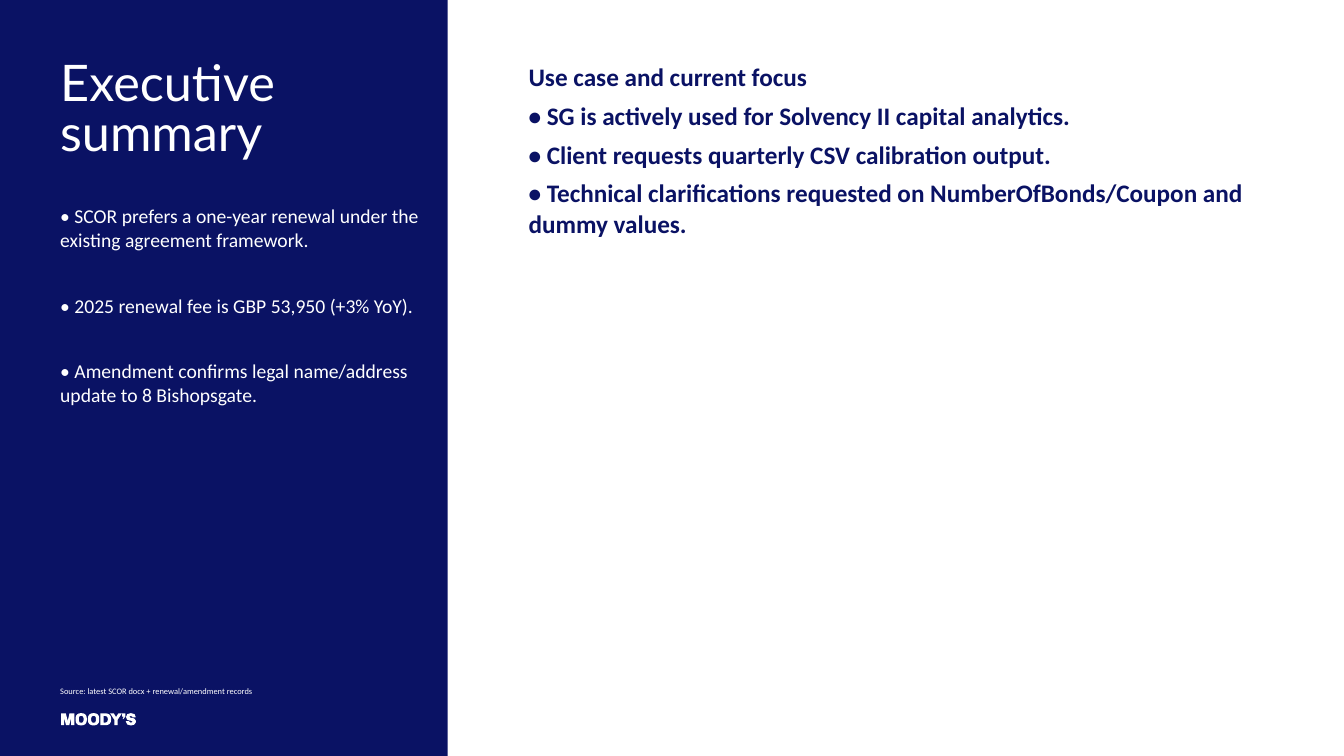
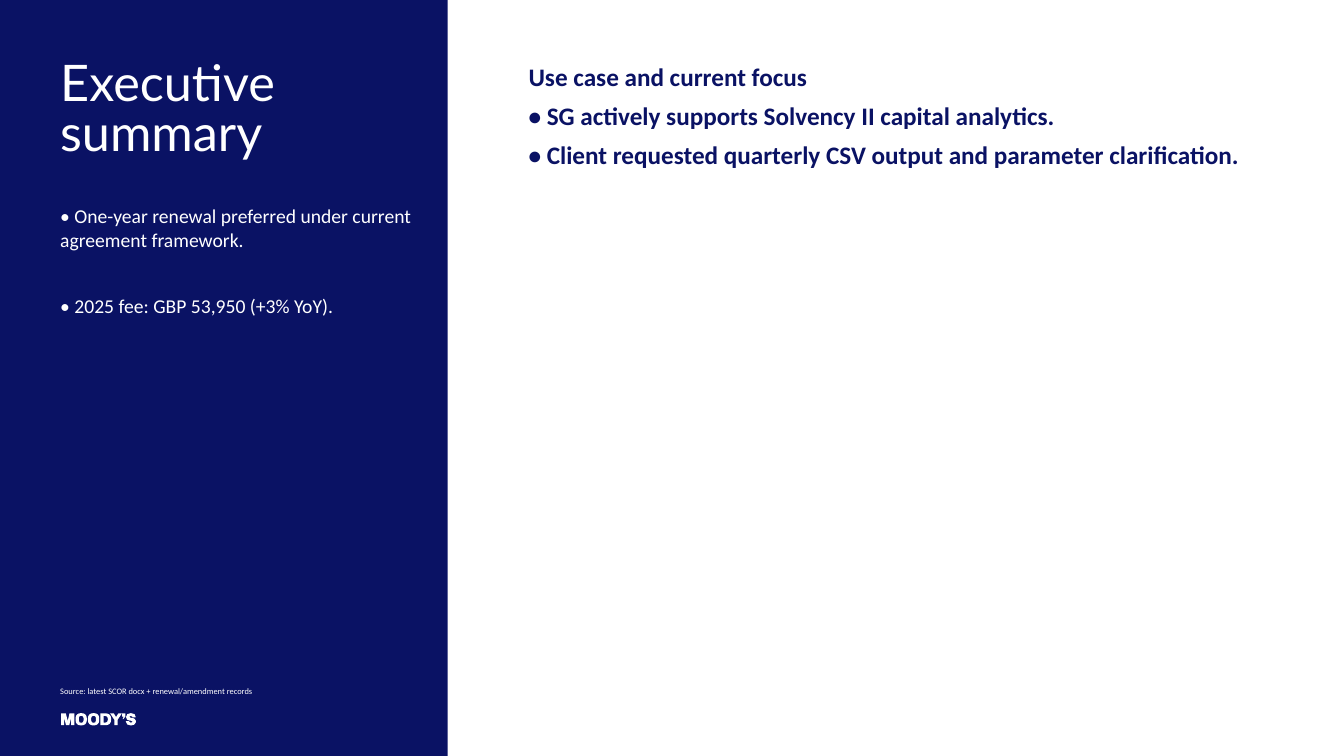
Before and after one commit to najibdarif28-tech/SCOR, a slide deck: slide 2 of SCOR_Managing_Agency_Contractual_UseCase_RecentTopics_MoodysTemplate.pptx. Drawn at 1344x756 pixels with LibreOffice and Linux fonts; fonts in the diff are those of the drawing; background and template pictures are left out. Boxes give left, top, right and bottom in pixels: in the first picture for what was removed or moved away, otherwise in the second. Text is boxed around its words. In the diff, an @@ line names an element or a change of style, - is before the commit and + after.

```diff
--- a/SCOR_Managing_Agency_Contractual_UseCase_RecentTopics_MoodysTemplate.pptx
+++ b/SCOR_Managing_Agency_Contractual_UseCase_RecentTopics_MoodysTemplate.pptx
@@ text at bbox=[547, 107, 1238, 168]: text changed @@
-• SG is actively used for Solvency II capital analytics.
-• Client requests quarterly CSV calibration output.
-• Technical clarifications requested on NumberOfBonds/Coupon and dummy values.
+• SG actively supports Solvency II capital analytics.
+• Client requested quarterly CSV output and parameter clarification.
@@ text at bbox=[60, 209, 410, 316]: text changed @@
-• SCOR prefers a one-year renewal under the existing agreement framework.
-• 2025 renewal fee is GBP 53,950 (+3% YoY).
-• Amendment confirms legal name/address update to 8 Bishopsgate.
+• One-year renewal preferred under current agreement framework.
+• 2025 fee: GBP 53,950 (+3% YoY).
```
Also in this commit, not shown: 1 other file.
